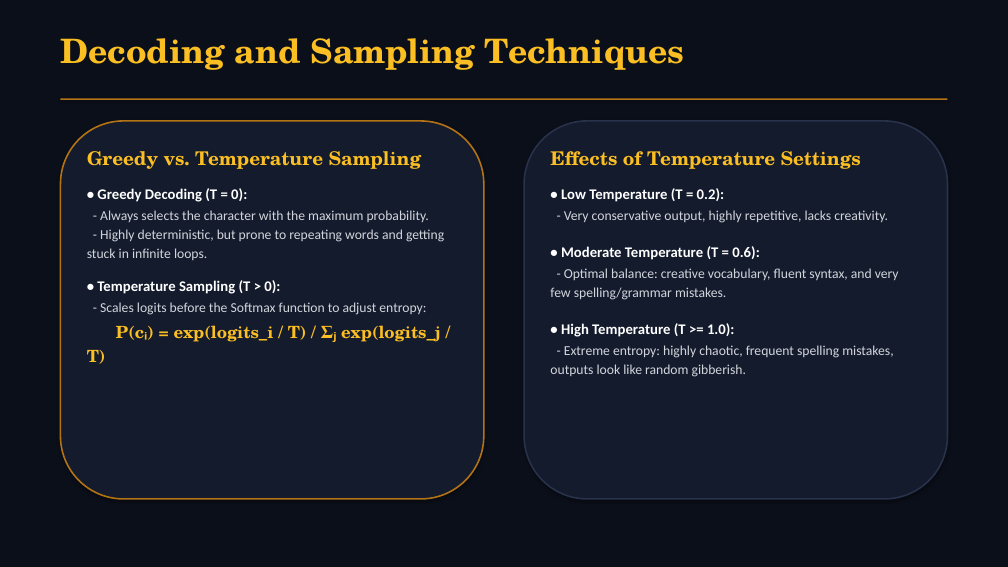
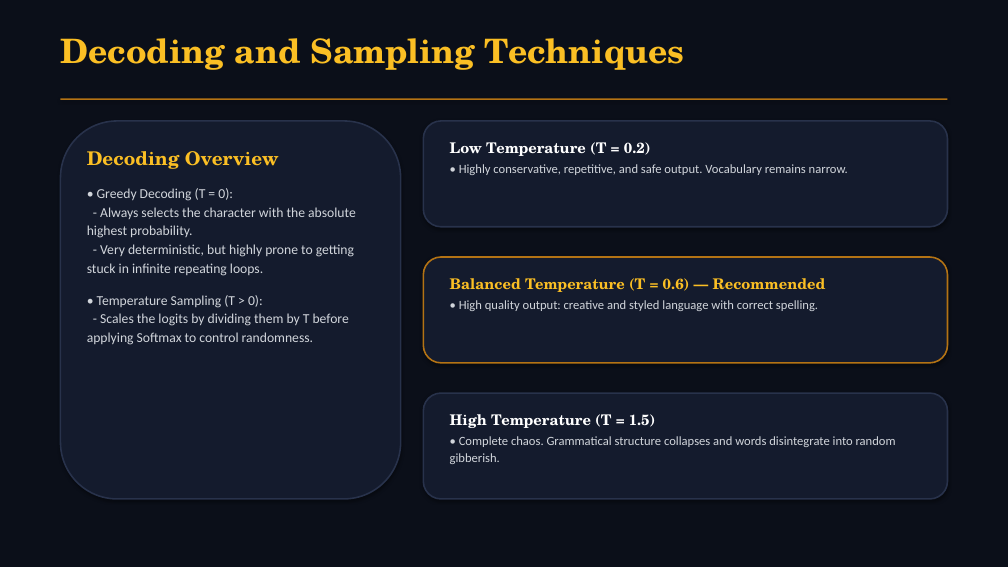
Before and after one commit to WhySeriousKaif/CNN-Group-3-Project, a slide deck: slide 5 of presentation.pptx. Drawn at 1008x567 pixels with LibreOffice and Linux fonts; fonts in the diff are those of the drawing. Boxes give left, top, right and bottom in pixels: in the first picture for what was removed or moved away, otherwise in the second. Text is boxed around its words. In the diff, an @@ line names an element or a change of style, - is before the commit and + after.

Commit message:
Introduce layout variations (3-column, horizontal stacks, flipped cards), simplify gate and temperature formulas, and add Shiva Gupta to Group 3

```diff
--- a/presentation.pptx
+++ b/presentation.pptx
@@ rounded rectangle: place and size @@
-rounded rectangle at [60,121,484,499]
+rounded rectangle at [60,121,401,499]
@@ rounded rectangle at [60,121,401,499]: outline #B47314 1.5 pt to #28324B 1.5 pt @@
@@ rounded rectangle: place and size @@
-rounded rectangle at [524,121,948,499]
+rounded rectangle at [423,121,948,227]
@@ text at [450,142,848,175]: text changed; size 13 to 12 pt @@
-Effects of Temperature Settings
-• Low Temperature (T = 0.2):
-- Very conservative output, highly repetitive, lacks creativity.
-• Moderate Temperature (T = 0.6):
-- Optimal balance: creative vocabulary, fluent syntax, and very few spelling/grammar mistakes.
-• High Temperature (T >= 1.0):
-- Extreme entropy: highly chaotic, frequent spelling mistakes, outputs look like random gibberish.
+Low Temperature (T = 0.2)
+• Highly conservative, repetitive, and safe output. Vocabulary remains narrow.
@@ text at [87,151,356,345]: text changed @@
-Greedy vs. Temperature Sampling
-• Greedy Decoding (T = 0):
-- Always selects the character with the maximum probability.
-- Highly deterministic, but prone to repeating words and getting stuck in infinite loops.
-• Temperature Sampling (T > 0):
-- Scales logits before the Softmax function to adjust entropy:
-P(cᵢ) = exp(logits_i / T) / Σⱼ exp(logits_j / T)
+Decoding Overview
+• Greedy Decoding (T = 0):
+- Always selects the character with the absolute highest probability.
+- Very deterministic, but highly prone to getting stuck in infinite repeating loops.
+• Temperature Sampling (T > 0):
+- Scales the logits by dividing them by T before applying Softmax to control randomness.
@@ rounded rectangle added at [423,257,948,363], fill #141B2D, outline #B47314 1.5 pt @@
@@ text added at [450,278,826,311], 12 pt, text #D1D5DB @@
+Balanced Temperature (T = 0.6) — Recommended
+• High quality output: creative and styled language with correct spelling.
@@ rounded rectangle added at [423,393,948,499], fill #141B2D, outline #28324B 1.5 pt @@
@@ text added at [450,414,896,464], 12 pt, text #D1D5DB @@
+High Temperature (T = 1.5)
+• Complete chaos. Grammatical structure collapses and words disintegrate into random gibberish.
```
Also in this commit, not shown: 13 other slides changed, 1 slide added, 1 slide removed, 1 other file.
